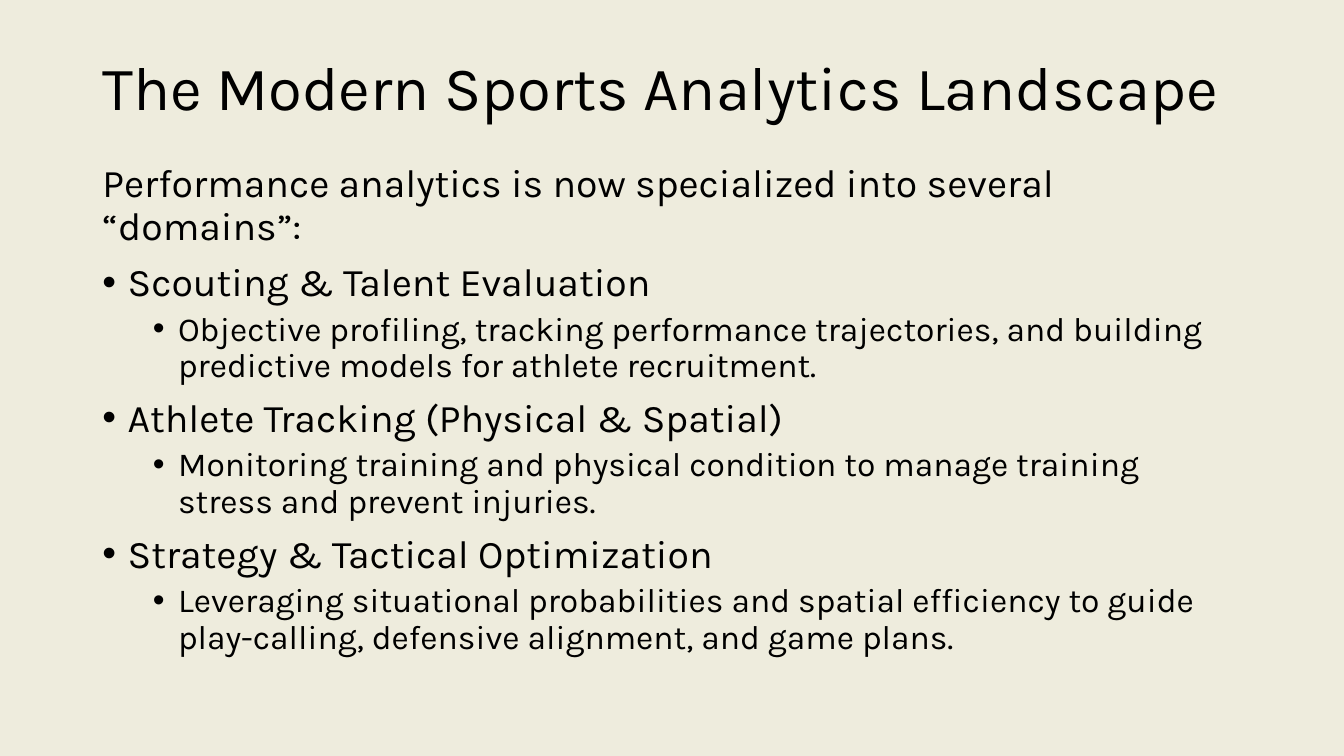
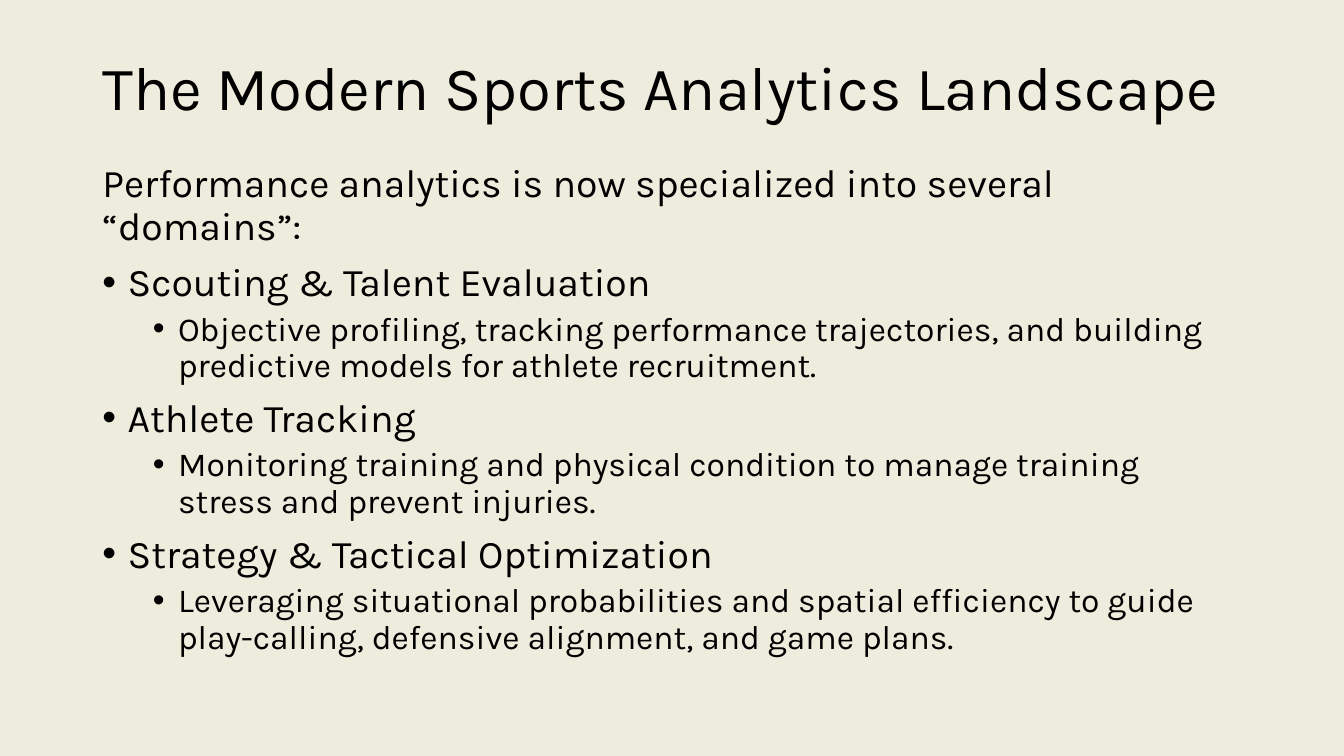
Before and after one commit to onishisaryu/HES-3000-Sports-Data-Analytics, a slide deck: slide 21 of pptx/Lecture1.pptx. Drawn at 1344x756 pixels with LibreOffice and Linux fonts; fonts in the diff are those of the drawing. Boxes give left, top, right and bottom in pixels: in the first picture for what was removed or moved away, otherwise in the second. Text is boxed around its words. In the diff, an @@ line names an element or a change of style, - is before the commit and + after.

```diff
--- a/pptx/Lecture1.pptx
+++ b/pptx/Lecture1.pptx
@@ text at <box>128,405,416,442</box>: text changed @@
-• Athlete Tracking (Physical & Spatial)
+• Athlete Tracking
```
Also in this commit, not shown: 10 other slides changed, 2 other files.
